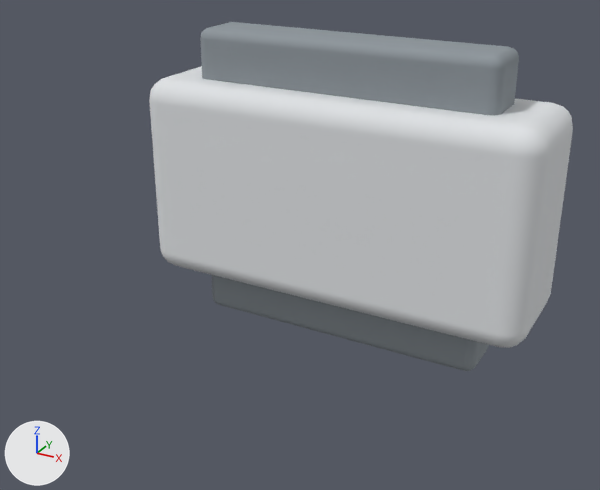
What one commit did to the OBJ model onrobot-rg6/meshes/rg6_v2_gripper_bracket.obj.
Before and after are seen from a camera (50 mm lens) standing at (0.0682, -0.1434, 0.0578) and looking at (0.0016, -0.0223, -0.0027). The axes (+X, +Y, +Z) are drawn at lower left. The lights are the same throughout. The first picture is the older version. Where no turn or scale is listed for an object, it has been applied to the vertices. Vertices at exactly the same position are counted once.

Names of what the first picture shows: 'bracket_neck', 'quick_changer_envelope', 'tilting_bracket'.
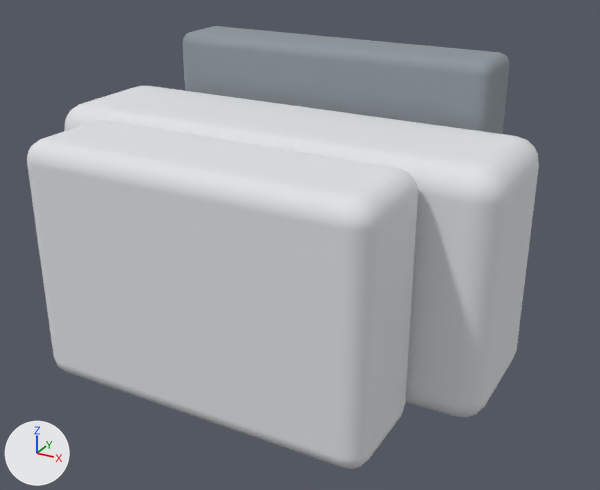
Location of each change, [x1, y1, x2, y2] in pixels of the pictures (600 x 490 px):
'bracket_neck', moved (mostly hidden before)
    before: [222, 81, 466, 113]
    after: [27, 120, 418, 469]
'tilting_bracket', moved
    before: [149, 66, 573, 348]
    after: [64, 86, 539, 417]
'quick_changer_envelope', moved
    before: [200, 22, 519, 371]
    after: [182, 26, 509, 134]

Patch to the scene script:
```diff
--- a/onrobot-rg6/meshes/rg6_v2_gripper_bracket.obj.py
+++ b/onrobot-rg6/meshes/rg6_v2_gripper_bracket.obj.py
@@ me_bracket_neck @@
 # used by ob_bracket_neck; location = (0.0, 0.0, 0.0)
-me_bracket_neck.from_pydata(...)  # 152 vertices, 300 faces; spans x -0.03..0.03, y -0.0096..0.0096, z -0.021..0.021
+me_bracket_neck.from_pydata(...)  # 152 vertices, 300 faces; spans x -0.03..0.03, y -0.0561..-0.037, z -0.021..0.021
+# me_bracket_neck part 1: the whole mesh is moved by (0.0, -0.0465, 0.0)
 me_bracket_neck.materials.append(mat_anodized_silver)
@@ me_quick_changer_envelope @@
 # used by ob_quick_changer_envelope; location = (0.0, 0.0, 0.0)
-me_quick_changer_envelope.from_pydata(...)  # 152 vertices, 300 faces; spans x -0.031..0.031, y -0.006..0.006, z -0.031..0.031
+me_quick_changer_envelope.from_pydata(...)  # 152 vertices, 300 faces; spans x -0.031..0.031, y -0.012..0.0, z -0.031..0.031
+# me_quick_changer_envelope part 2: the whole mesh is moved by (0.0, -0.006, 0.0)
 me_quick_changer_envelope.materials.append(mat_housing_graphite)
@@ me_tilting_bracket @@
 # used by ob_tilting_bracket; location = (0.0, 0.0, 0.0)
-me_tilting_bracket.from_pydata(...)  # 152 vertices, 300 faces; spans x -0.041..0.041, y -0.0125..0.0125, z -0.021..0.021
+me_tilting_bracket.from_pydata(...)  # 152 vertices, 300 faces; spans x -0.041..0.041, y -0.037..-0.012, z -0.021..0.021
+# me_tilting_bracket part 3: the whole mesh is moved by (0.0, -0.0245, 0.0)
 me_tilting_bracket.materials.append(mat_anodized_silver)
```
